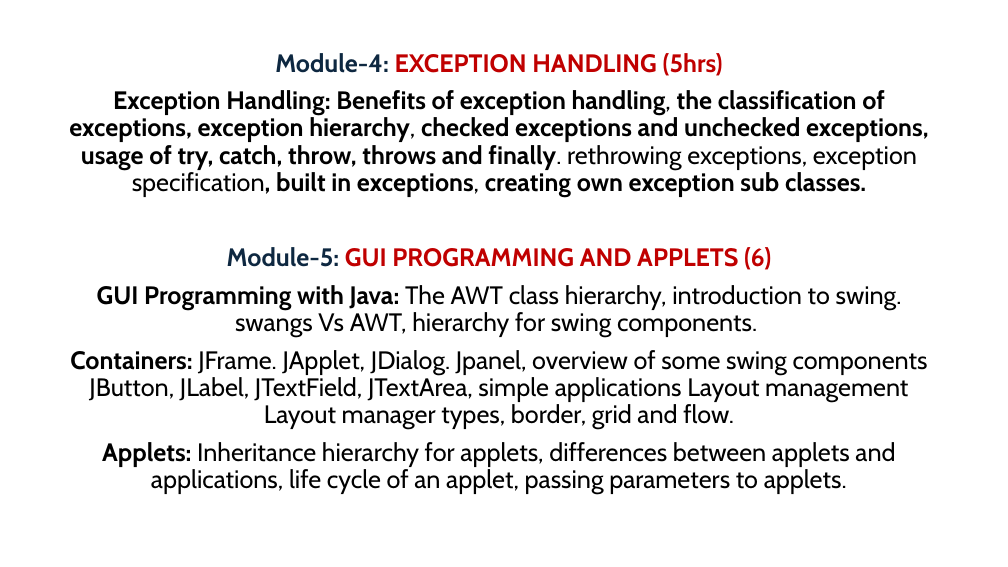
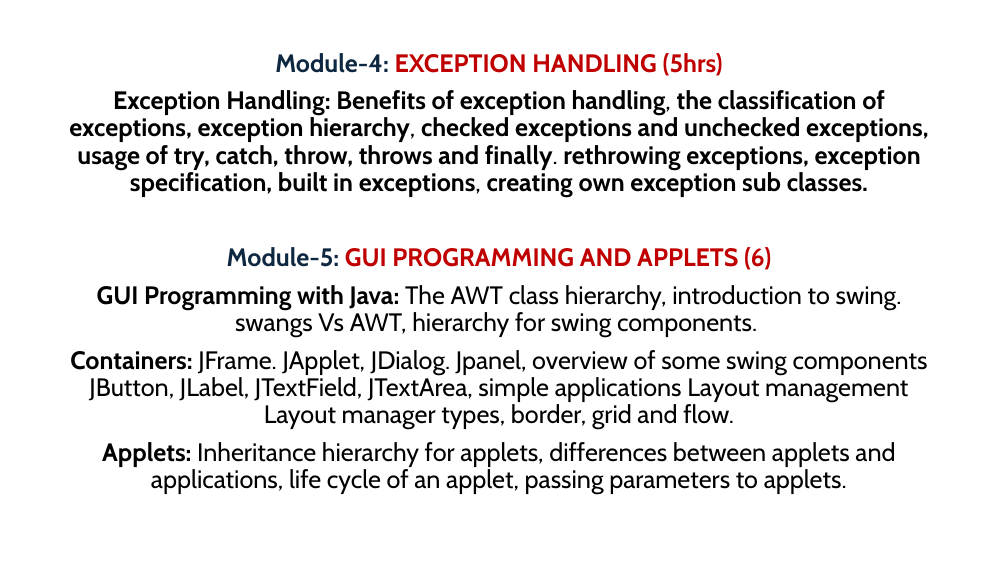
Before and after one commit to PRAMOD-VISHNU-NAIK/MCA-2nd-Sem-Shridevi-College, a slide deck: slide 30 of Theory Class-Notes/Complete Syllabus and Notes/Module-4 Exception Handling.pptx (slide 23 before the commit). Drawn at 1008x567 pixels with LibreOffice and Linux fonts; fonts in the diff are those of the drawing. Boxes give left, top, right and bottom in pixels: in the first picture for what was removed or moved away, otherwise in the second. Text is boxed around its words. In the diff, an @@ line names an element or a change of style, - is before the commit and + after.

```diff
--- a/Theory Class-Notes/Complete Syllabus and Notes/Module-4 Exception Handling.pptx
+++ b/Theory Class-Notes/Complete Syllabus and Notes/Module-4 Exception Handling.pptx
@@ text at [69, 90, 929, 197]: bold on in "rethrowing exceptions, exception specification," @@
```
Also in this commit, not shown: 1 other slide changed, 7 slides added, 4 slides removed, 2 other files.
